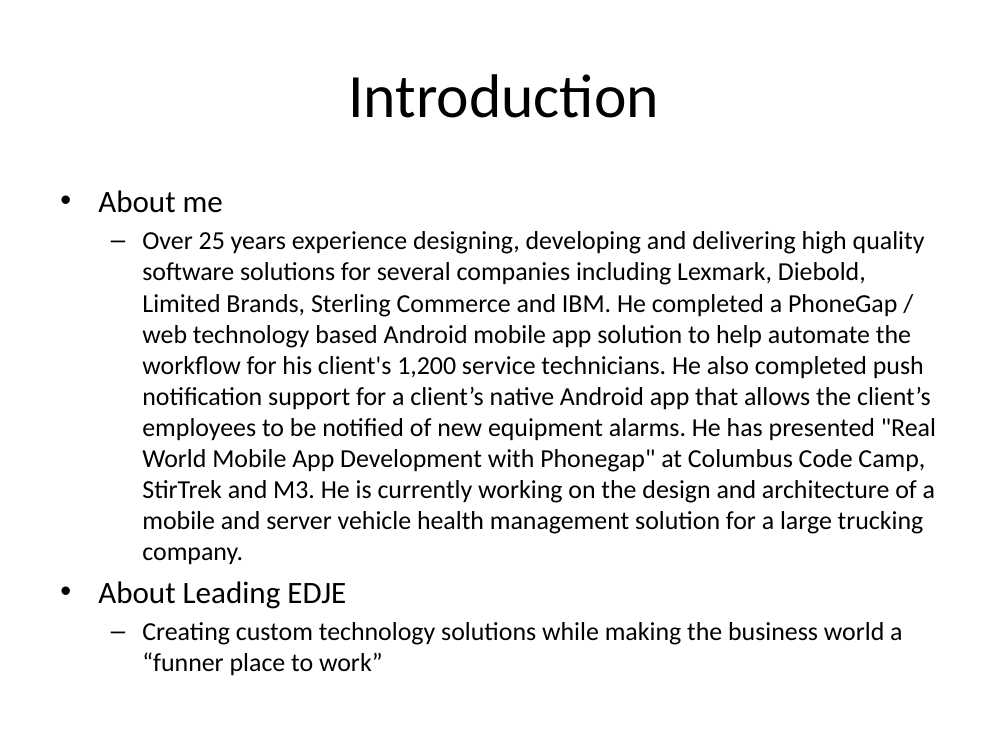
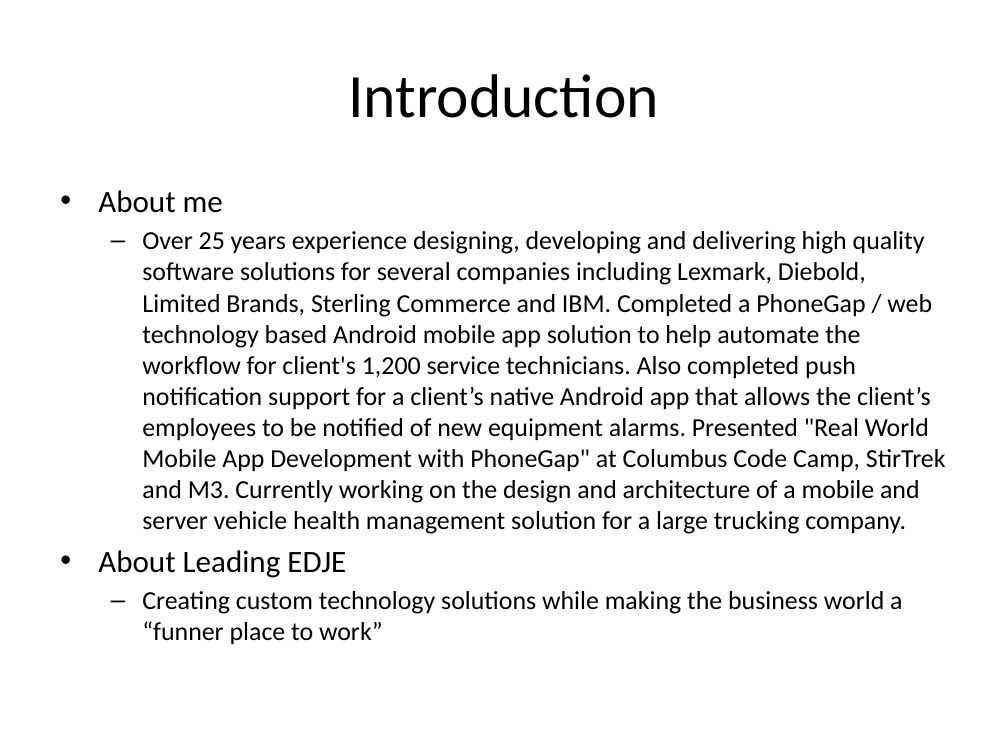
Before and after one commit to LeadingEDJE/MobilePushNotification, a slide deck: slide 3 of Implementing Push Notification in Android.pptx. Drawn at 1008x756 pixels with LibreOffice and Linux fonts; fonts in the diff are those of the drawing; background and template pictures are left out. Boxes give left, top, right and bottom in pixels: in the first picture for what was removed or moved away, otherwise in the second. Text is boxed around its words. In the diff, an @@ line names an element or a change of style, - is before the commit and + after.

```diff
--- a/Implementing Push Notification in Android.pptx
+++ b/Implementing Push Notification in Android.pptx
@@ text at (x1=142, y1=231, x2=946, y2=534): text changed @@
-  – Over 25 years experience designing, developing and delivering high quality software solutions for several companies including Lexmark, Diebold, Limited Brands, Sterling Commerce and IBM. He completed a PhoneGap / web technology based Android mobile app solution to help automate the workflow for his client's 1,200 service technicians. He also completed push notification support for a client’s native Android app that allows the client’s employees to be notified of new equipment alarms. He has presented "Real World Mobile App Development with Phonegap" at Columbus Code Camp, StirTrek and M3. He is currently working on the design and architecture of a mobile and server vehicle health management solution for a large trucking company.
+  – Over 25 years experience designing, developing and delivering high quality software solutions for several companies including Lexmark, Diebold, Limited Brands, Sterling Commerce and IBM. Completed a PhoneGap / web technology based Android mobile app solution to help automate the workflow for client's 1,200 service technicians. Also completed push notification support for a client’s native Android app that allows the client’s employees to be notified of new equipment alarms. Presented "Real World Mobile App Development with PhoneGap" at Columbus Code Camp, StirTrek and M3. Currently working on the design and architecture of a mobile and server vehicle health management solution for a large trucking company.
```
Also in this commit, not shown: 13 other slides changed, 2 slides added.
